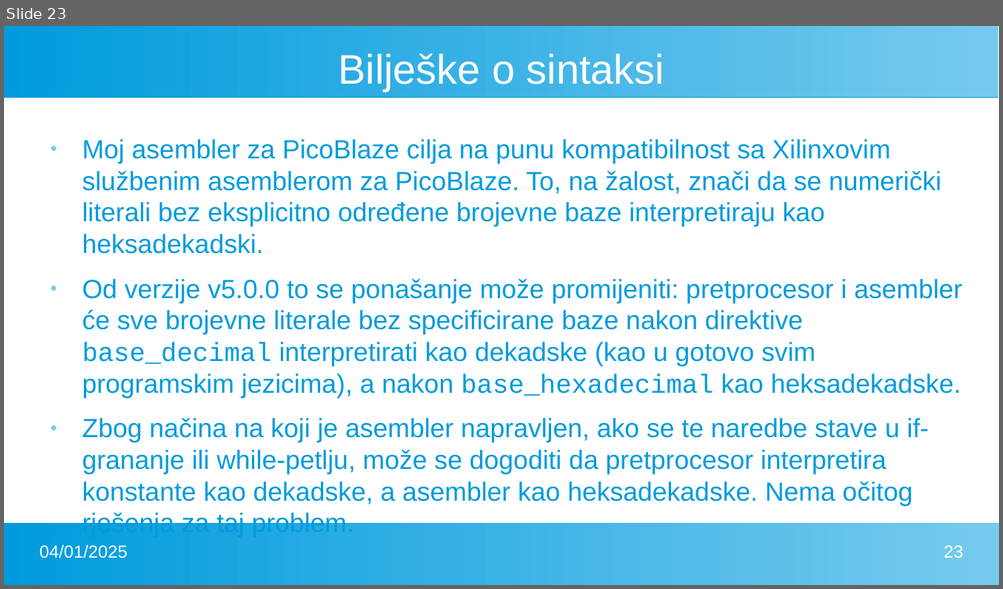
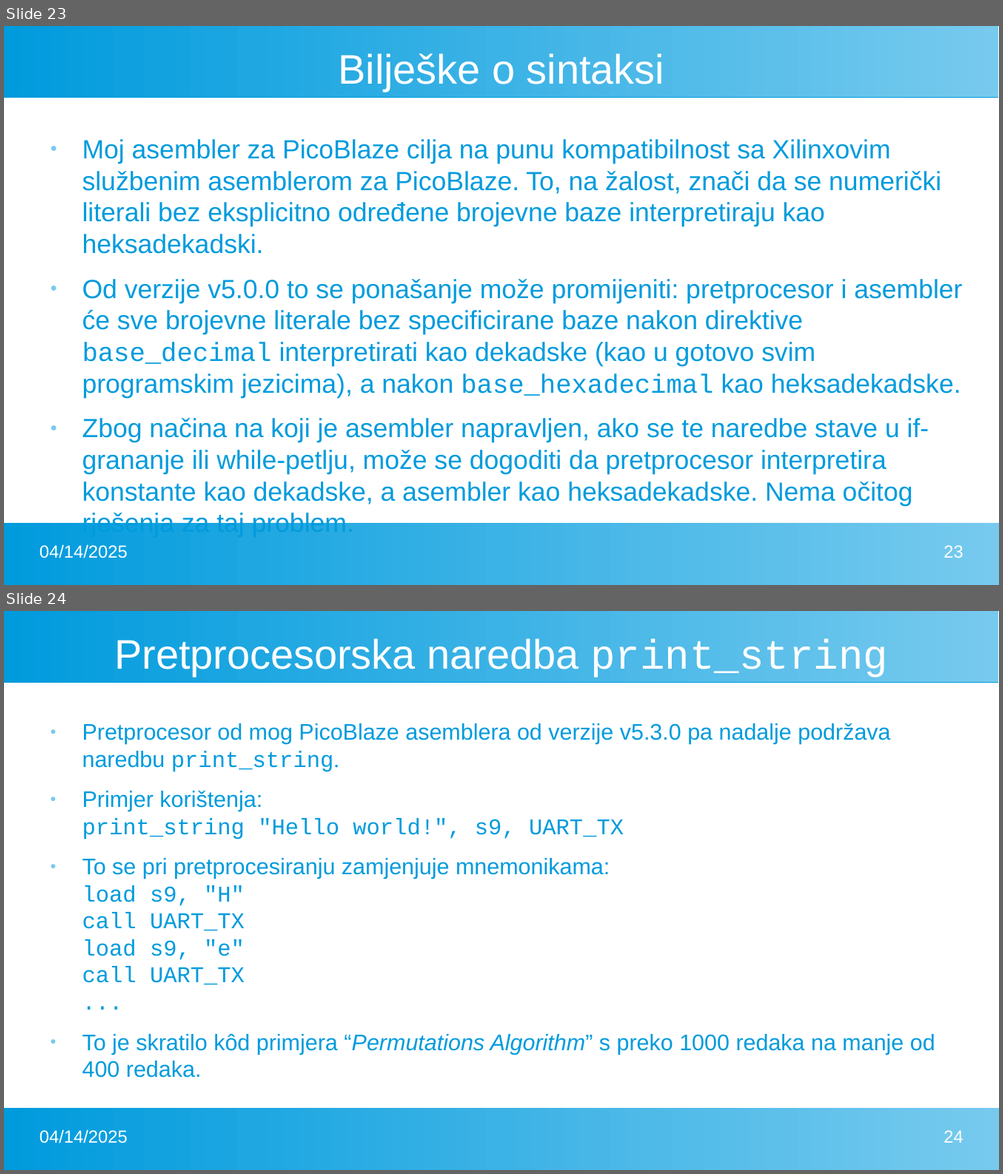
Before and after one commit to FlatAssembler/PicoBlaze_Simulator_in_JS, a slide deck: seminar/PicoBlaze.pptx. Shown one above the other, each under a label of ours: slide 23 before the commit, slides 23 and 24 after it. The pictures are 1003x589 and 1003x1174 pixels, drawn with LibreOffice and Linux fonts; fonts in the diff are those of the drawing. Boxes give left, top, right and bottom in pixels: in the first picture for what was removed or moved away, otherwise in the second. Text is boxed around its words. In the diff, an @@ line names an element or a change of style, - is before the commit and + after.

Commit message:
Documented the `print_string` pseudo-mnemonic

```diff
--- a/seminar/PicoBlaze.pptx
+++ b/seminar/PicoBlaze.pptx
@@ slide 24 added at (4,611,999,1170), background #FFFFFF; not listed: 2 template elements that a slide beside it also shows @@
@@ title added at (114,638,888,678), 33 pt, text #FFFFFF @@
+Pretprocesorska naredba print_string
@@ text added at (82,723,935,1078), 18 pt, text #009BDD @@
+● Pretprocesor od mog PicoBlaze asemblera od verzije v5.3.0 pa nadalje podržava naredbu print_string.
+● Primjer korištenja:
+  print_string "Hello world!", s9, UART_TX
+● To se pri pretprocesiranju zamjenjuje mnemonikama:
+  load s9, "H"
+  call UART_TX
+  load s9, "e"
+  call UART_TX
+  ...
+● To je skratilo kôd primjera “Permutations Algorithm” s preko 1000 redaka na manje od 400 redaka.
@@ text added at (40,1130,128,1144), 14 pt, text #FFFFFF @@
+04/14/2025
@@ page number added at (943,1130,962,1143), 14 pt, text #FFFFFF @@
+24
@@ slide 23 changed as well @@
@@ text at (40,545,128,559): text changed @@
-04/01/2025
+04/14/2025
```
Also in this commit, not shown: 23 other slides changed, 1 other file.
